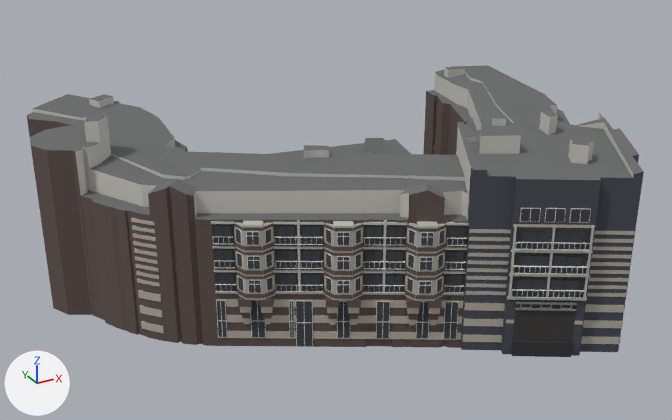
Renders of the glTF model public/canal-drive/models/oba-staatsliedenbuurt.glb from each side of a commit.
Camera for both pictures: a 50 mm camera at (-44.4, -113.6, 60.6) aimed at (12.8, -9.6, 8.6). The axes (+X, +Y, +Z) are drawn at lower left. The lights are the same throughout. The older version comes first. Where no turn or scale is listed for an object, it has been applied to the vertices. Vertices at exactly the same position are counted once.

The first picture shows 'oba-staatsliedenbuurt'.
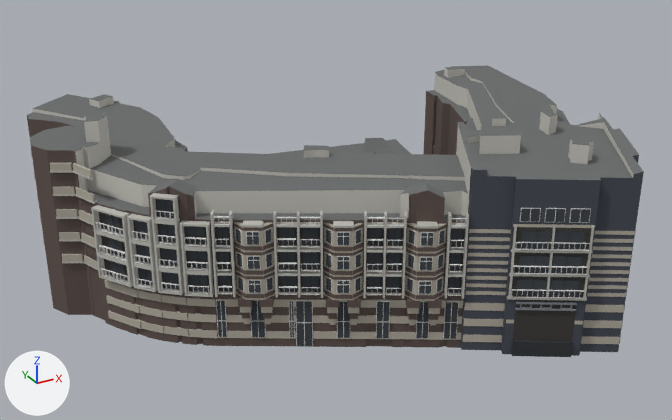
Where the change shows, as pixel boxes [x1, y1, x2, y2] in the pictures (672 x 420 px; the box of a moved part takes in the faces that stretch with it):
part 1 of me_oba_staatsliedenbuurt, moved or reshaped (not visible afterwards): before [137, 278, 160, 287]
part 2 of me_oba_staatsliedenbuurt, moved or reshaped (not visible afterwards): before [132, 225, 155, 233]
part 3 of me_oba_staatsliedenbuurt, moved or reshaped (not visible afterwards): before [131, 217, 155, 226]
part 4 of me_oba_staatsliedenbuurt, moved or reshaped: before [135, 263, 159, 272]; after [59, 232, 80, 240]
part 5 of me_oba_staatsliedenbuurt, moved or reshaped: before [136, 271, 159, 279]; after [56, 209, 78, 217]
part 6 of me_oba_staatsliedenbuurt, moved or reshaped: before [133, 233, 156, 241]; after [53, 187, 75, 194]
part 7 of me_oba_staatsliedenbuurt, moved or reshaped: before [133, 241, 157, 249]; after [50, 163, 72, 171]
part 8 of me_oba_staatsliedenbuurt, moved or reshaped: before [134, 248, 157, 257]; after [162, 310, 188, 321]
part 9 of me_oba_staatsliedenbuurt, moved or reshaped: before [216, 291, 236, 292]; after [161, 295, 187, 305]
part 10 of me_oba_staatsliedenbuurt, moved or reshaped: before [215, 284, 236, 285]; after [189, 329, 217, 338]
part 11 of me_oba_staatsliedenbuurt, moved or reshaped: before [216, 274, 235, 291]; after [187, 297, 216, 307]
part 12 of me_oba_staatsliedenbuurt, moved or reshaped: before [217, 275, 234, 291]; after [218, 286, 232, 288]
part 13 of me_oba_staatsliedenbuurt, moved or reshaped: before [214, 270, 236, 272]; after [218, 293, 232, 294]
part 14 of me_oba_staatsliedenbuurt, moved or reshaped: before [214, 267, 235, 268]; after [216, 262, 231, 264]
part 15 of me_oba_staatsliedenbuurt, moved or reshaped: before [211, 221, 234, 224]; after [213, 216, 229, 218]
part 16 of me_oba_staatsliedenbuurt, deleted: before [215, 220, 469, 294]
part 17 of me_oba_staatsliedenbuurt, built on: before [138, 220, 636, 344]; after [31, 151, 636, 344]
part 18 of me_oba_staatsliedenbuurt, recoloured: before [135, 256, 158, 264]; after [135, 244, 138, 260]

Edits to the bpy script that builds the scene:
```text
Change me_oba_staatsliedenbuurt:
    remove me_oba_staatsliedenbuurt.from_pydata(...)  # 9015 vertices, 13790 faces; spans x -40.8..40.8, y -37.0..37.0, z -12.6..12.6
    add me_oba_staatsliedenbuurt.from_pydata(...)  # 11165 vertices, 17042 faces; spans x -40.8..40.8, y -37.0..37.0, z -12.6..12.6
    me_oba_staatsliedenbuurt part 1: the loose piece of 8 vertices spanning x -32.8..-30.5, y -8.4..-5.8, z -5.0..-4.5 is scaled about its middle by (-0.744, -0.363, 2.1), then moved by (-2.3, 18.7, 0.5)
    me_oba_staatsliedenbuurt part 2: the loose piece of 8 vertices spanning x -32.8..-30.5, y -8.4..-5.8, z 2.0..2.5 is scaled about its middle by (-0.742, -0.361, 2.09), then moved by (-2.3, 18.7, -0.4)
    me_oba_staatsliedenbuurt part 3: the loose piece of 8 vertices spanning x -32.8..-30.6, y -8.4..-5.8, z 3.0..3.5 is scaled about its middle by (-0.745, -0.359, 2.09), then moved by (-2.2, 18.7, 4.7)
    me_oba_staatsliedenbuurt part 4: the loose piece of 8 vertices spanning x -32.8..-30.6, y -8.4..-5.9, z -3.0..-2.5 is scaled about its middle by (1.1, 0.51, 2.1), then moved by (-6.5, 10.0, 1.5)
    me_oba_staatsliedenbuurt part 5: the loose piece of 8 vertices spanning x -32.8..-30.6, y -8.4..-5.8, z -4.0..-3.5 is scaled about its middle by (1.1, 0.515, 2.09), then moved by (-6.5, 10.0, 5.6)
    me_oba_staatsliedenbuurt part 6: the loose piece of 8 vertices spanning x -32.8..-30.7, y -8.4..-5.9, z 1.0..1.5 is scaled about its middle by (1.11, 0.509, 2.09), then moved by (-6.5, 10.0, 3.6)
    me_oba_staatsliedenbuurt part 7: the loose piece of 8 vertices spanning x -32.8..-30.6, y -8.4..-5.9, z 0.0..0.5 is scaled about its middle by (1.1, 0.513, 2.09), then moved by (-6.5, 10.0, 7.7)
    me_oba_staatsliedenbuurt part 8: the loose piece of 8 vertices spanning x -32.8..-30.5, y -8.4..-5.8, z -1.0..-0.5 is scaled about its middle by (1.16, 0.895, 2.21), then moved by (2.2, -2.3, -8.0)
    me_oba_staatsliedenbuurt part 9: the loose piece of 8 vertices spanning x -25.5..-23.3, y -14.0..-12.8, z -5.0..-4.9 is scaled about its middle by (1.12, 1.78, 25.1), then moved by (-5.1, 3.9, -1.7), in mat_stone (grey #b3ada0)
    me_oba_staatsliedenbuurt part 10: the loose piece of 8 vertices spanning x -25.5..-23.3, y -14.1..-12.7, z -4.0 is scaled about its middle by (1.35, 1.64, 20.1), then moved by (-2.5, 1.8, -6.9), in mat_stone (grey #b3ada0)
    me_oba_staatsliedenbuurt part 11: the loose piece of 8 vertices spanning x -25.2..-23.3, y -13.8..-12.6, z -5.0..-2.7 is scaled about its middle by (1.55, 1.87, 0.434), then moved by (-2.5, 1.7, -2.8), in mat_stone (grey #b3ada0)
    me_oba_staatsliedenbuurt part 12: the loose piece of 8 vertices spanning x -25.2..-23.4, y -13.8..-12.7, z -4.9..-2.8 is scaled about its middle by (0.829, 0.855, 0.023), then moved by (-0.4, -0.6, -0.2), in mat_white (white #e6e6e2)
    me_oba_staatsliedenbuurt part 13: the loose piece of 8 vertices spanning x -25.5..-23.0, y -14.0..-12.3, z -2.4..-2.2 is scaled about its middle by (0.622, 0.621, 0.16), then moved by (-0.4, -0.7, -2.6), in mat_white (white #e6e6e2)
    me_oba_staatsliedenbuurt part 14: the loose piece of 8 vertices spanning x -25.5..-23.2, y -14.0..-12.5, z -1.9..-1.8 is scaled about its middle by (0.677, 0.7, 1.25), then moved by (-0.3, -0.5, 0.9)
    me_oba_staatsliedenbuurt part 15: the loose piece of 8 vertices spanning x -25.5..-23.1, y -14.0..-12.4, z 3.8..4.0 is scaled about its middle by (0.716, 0.725, 0.2), then moved by (-0.4, -0.7, 1.0), in mat_white (white #e6e6e2)
    me_oba_staatsliedenbuurt part 16: 96 loose pieces with 768 vertices, spanning x -25.2..0.3, y -27.3..-12.7, z -5.3..4.2, are deleted
    me_oba_staatsliedenbuurt part 17: 260 vertices moved from x -32.8..18.4, y -36.9..-5.9, z -11.4..4.2 to x -32.9..18.5, y -36.9..-5.8, z -11.4..5.3; 270 vertices removed from x -32.5..18.5, y -36.8..-5.8, z -11.4..4.2; 3188 vertices added at x -40.3..18.5, y -36.8..12.3, z -11.4..8.4
    me_oba_staatsliedenbuurt part 18: 12 faces spanning x -32.9..-30.7, y -8.4..-5.9, z -2.0..0.8 switch from mat_stone (grey #b3ada0) to mat_pink (dark grey #3c3a37)
    other edits to the shape of me_oba_staatsliedenbuurt do not show in these pictures
```
